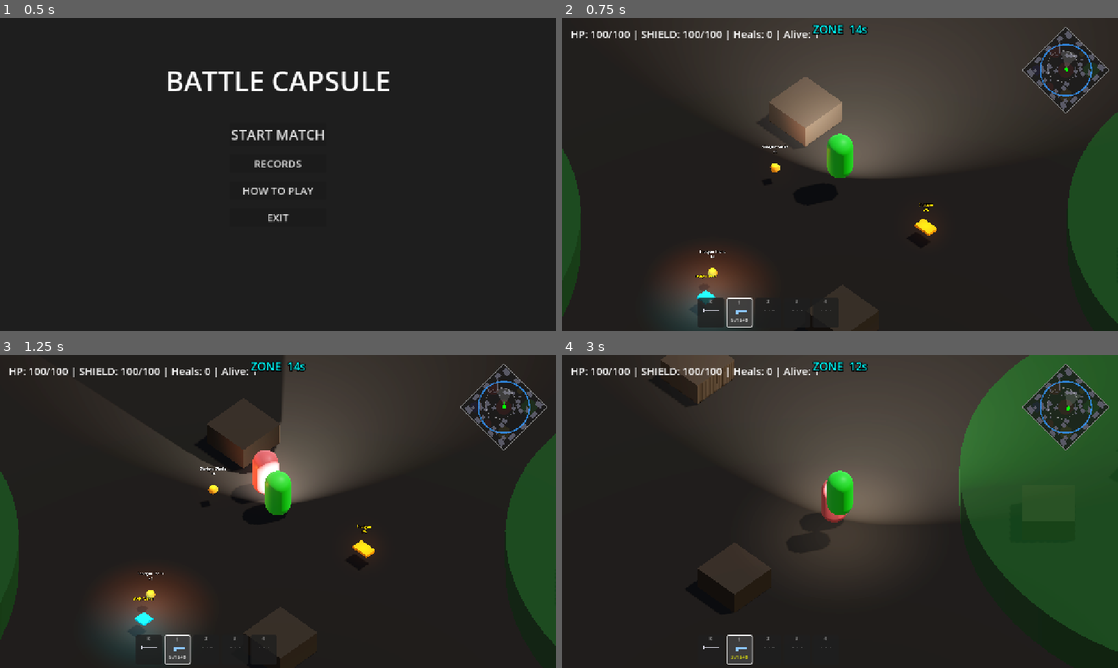
Above: before the commit, frames 1-4 (two rows, left to right).
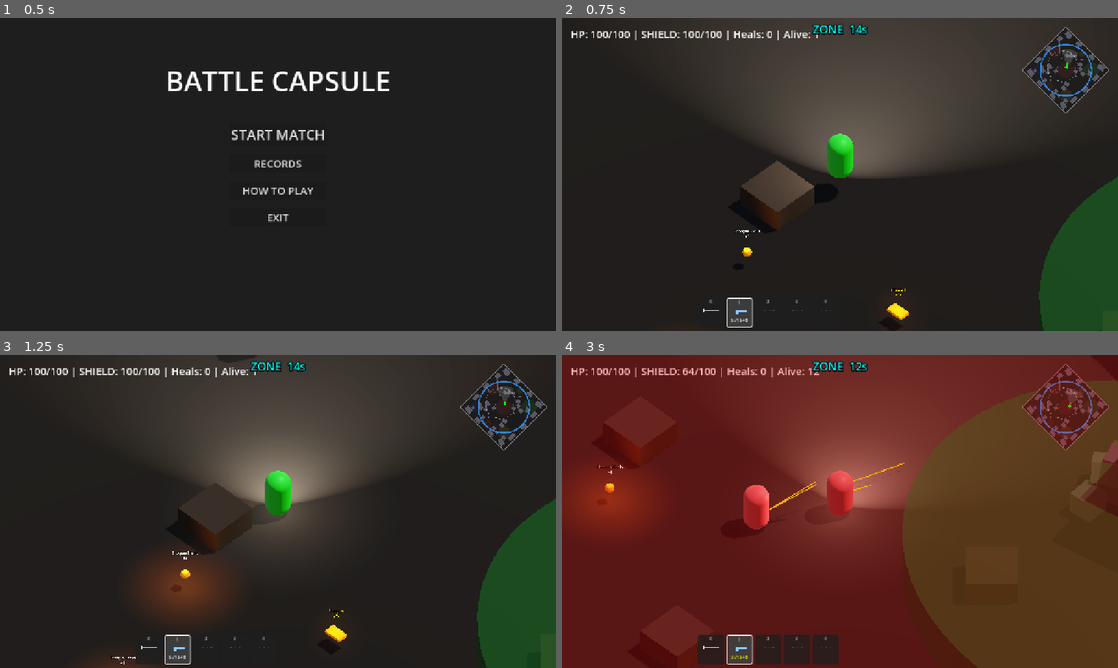
Above: after the commit, the same moments.

Repository: Kyulhee/battle-capsule
Game: Godot game, scene res://src/Main.tscn
Two runs of this game, one before a commit and one after it. Both use one fixed random seed, a clock stepped at 60 frames per second and the inputs below.
Inputs (mouse positions are in pixels of both pictures, inside the frame that each line leads up to):
- Up to frame 1 (0.5 s): no input
- Up to frame 2 (0.75 s): click "START MATCH" at 0.5 s
- Up to frame 3 (1.25 s): no input
- Up to frame 4 (3 s): tap Enter at 1.25 s; move the mouse to (962, 495) at 1.27 s; hold D (ui_right) 1.28-2.03 s; tap Q (heal) at 1.35, 2.3, 2.85 s; click (962, 495) at 1.42 s; tap Space at 1.52, 2.27 s; move the mouse to (728, 527) at 2.02 s; hold S (ui_down) 2.03-2.78 s; click (728, 527) at 2.1 s; move the mouse to (895, 442) at 2.77 s; hold D (ui_right) from 2.78 s (still down)

Frame 1 is identical in both runs. In frame 2, 12% of the frame differs, in the area x 0-100%, y 10-100%; in frame 3, 20%; in frame 4, 97%, in the area x 0-100%, y 0-100%.

Commit message:
feat: v0.5.0 — spawn fix, wall transparency, zone escalation, knife effect, bot knife rush
- Spawn: validate candidate positions against all solid obstacle types and existing entity positions (min 3.5m gap)
- Wall transparency: occluder group + iterative camera raycast, per-mesh material fade/restore on transition
- Zone damage escalation: time-multiplier (1.0 + min(seconds_outside,10)*0.1, caps at 2×)
- Knife melee: ImpactEffect spawn on player melee hit + Sfx.play("hit")
- Bot knife rush: probabilistic knife-mode decision when ammo=0, hp_ratio/distance-gated

Co-Authored-By: Claude Sonnet 4.6 <noreply@anthropic.com>

Diff:
--- a/src/Main.gd
+++ b/src/Main.gd
@@ -27,6 +27,8 @@
 var consumable_templates: Array[ItemData] = []
 
 var loot_hotspots: Array[Vector2] = []
+var _spawn_positions: Array = []
+var _zone_outside_time: Dictionary = {}
 
 var current_zone_center: Vector2 = Vector2.ZERO
 var current_zone_radius: float = 50.0
@@ -272,6 +274,7 @@
 		current_zone_center = current_zone_center_start.lerp(next_zone_center, t)
 
 func spawn_entities():
+	_spawn_positions = []
 	# Spawn Player
 	var p = player_scene.instantiate()
 	$Entities.add_child(p)
@@ -288,13 +291,21 @@
 		b.died.connect(_on_bot_died.bind(b))
 
 func _get_safe_spawn_pos() -> Vector3:
-	for _attempt in range(30):
+	for _attempt in range(50):
 		var angle = randf() * TAU
-		var dist = randf() * spawn_radius
+		var dist = randf_range(5.0, spawn_radius)
 		var candidate = Vector2(cos(angle) * dist, sin(angle) * dist)
-		if _is_clear_of_obstacles(candidate):
-			return Vector3(candidate.x, 1.0, candidate.y)
-	return Vector3(randf_range(-5, 5), 1.0, randf_range(-5, 5))
+		if _is_clear_of_obstacles(candidate) and _is_clear_of_entities(candidate):
+			var pos = Vector3(candidate.x, 1.0, candidate.y)
+			_spawn_positions.append(pos)
+			return pos
+	return Vector3(randf_range(-10, 10), 1.0, randf_range(-10, 10))
+
+func _is_clear_of_entities(pos: Vector2, min_dist: float = 3.5) -> bool:
+	for sp in _spawn_positions:
+		if Vector2(sp.x, sp.z).distance_to(pos) < min_dist:
+			return false
+	return true
 
 func _categorize_templates():
 	weapon_templates.clear()
@@ -329,7 +340,7 @@
 	if not map_spec: return true
 	for o in map_spec.obstacles:
 		var type_str = o.get("type", "")
-		if type_str not in ["rock_cluster", "canyon_wall"]: continue
+		if type_str == "bush_patch": continue  # bushes don't block movement
 		var op = o.get("pos", [0, 0])
 		var sc = o.get("scale", [1, 1, 1])
 		var half_x = (sc[0] * 0.5) + margin
@@ -406,6 +417,8 @@
 
 func _on_bot_died(bot: Entity = null):
 	alive_count -= 1
+	if bot:
+		_zone_outside_time.erase(bot.get_instance_id())
 	if bot and is_instance_valid(player_ref) and not player_ref.is_dead:
 		if player_ref in bot.damage_history:
 			if player_ref.has_method("show_kill_notification"):
@@ -468,5 +481,11 @@
 		for a in actors:
 			if a is Entity and not a.is_dead:
 				var pos_2d = Vector2(a.global_position.x, a.global_position.z)
+				var uid = a.get_instance_id()
 				if pos_2d.distance_to(current_zone_center) > current_zone_radius:
-					a.take_damage(zone_damage, "zone")
+					_zone_outside_time[uid] = _zone_outside_time.get(uid, 0.0) + 1.0
+					# Damage ramps up the longer you stay outside (caps at 2× after 10s)
+					var time_mult = 1.0 + min(_zone_outside_time[uid], 10.0) * 0.1
+					a.take_damage(zone_damage * time_mult, "zone")
+				else:
+					_zone_outside_time.erase(uid)
--- a/src/entities/bot/Bot.gd
+++ b/src/entities/bot/Bot.gd
@@ -1,8 +1,12 @@
 extends Entity
 
-const MUZZLE_FLASH_SCN = preload("res://src/fx/MuzzleFlash.tscn")
-const BULLET_TRAIL_SCN = preload("res://src/fx/BulletTrail.tscn")
-const PICKUP_SCN       = preload("res://src/entities/pickup/Pickup.tscn")
+const MUZZLE_FLASH_SCN   = preload("res://src/fx/MuzzleFlash.tscn")
+const BULLET_TRAIL_SCN   = preload("res://src/fx/BulletTrail.tscn")
+const PICKUP_SCN         = preload("res://src/entities/pickup/Pickup.tscn")
+const IMPACT_EFFECT_SCN  = preload("res://src/fx/ImpactEffect.tscn")
+
+const MELEE_RANGE: float  = 1.8
+const MELEE_DAMAGE: float = 20.0
 
 enum State { IDLE, CHASE, ATTACK, ZONE_ESCAPE, RECOVER }
 var current_state: State = State.IDLE
@@ -26,6 +30,8 @@
 
 # True only when loot chase was triggered from RECOVER state (not IDLE opportunistic looting)
 var _recovering: bool = false
+# True when bot decided to rush with knife instead of retreating to RECOVER
+var _knife_mode: bool = false
 
 # Stuck detection
 var _stuck_timer: float = 0.0
@@ -202,12 +208,31 @@
 
 func handle_attack_state(delta):
 	if not _is_target_valid(target_actor):
-		target_actor = null; change_state(State.IDLE); return
+		_knife_mode = false; target_actor = null; change_state(State.IDLE); return
+
+	# Knife rush mode: charge and melee instead of retreating
+	if _knife_mode:
+		if current_health / stats.max_health < 0.25:
+			_knife_mode = false; change_state(State.RECOVER); return
+		var dir_to = (target_actor.global_position - global_position).normalized()
+		dir_to.y = 0
+		_move_or_unstick(dir_to, delta, true)
+		rotation.y = lerp_angle(rotation.y, atan2(dir_to.x, dir_to.z) + PI, stats.rotation_speed * delta)
+		if fire_cooldown <= 0 and global_position.distance_to(target_actor.global_position) <= MELEE_RANGE * 1.2:
+			_bot_melee()
+		return
 
 	if stats.current_ammo <= 0:
-		if has_node("/root/Telemetry"):
-			get_node("/root/Telemetry").log_tactics("ammo_empty")
-		change_state(State.RECOVER); return
+		var hp_ratio = current_health / stats.max_health
+		var dist_to_t = global_position.distance_to(target_actor.global_position)
+		# Decide: knife rush (if healthy + close) or retreat to RECOVER
+		if hp_ratio > 0.35 and dist_to_t < stats.attack_range * 0.6 and randf() < hp_ratio * 0.5:
+			_knife_mode = true
+		else:
+			if has_node("/root/Telemetry"):
+				get_node("/root/Telemetry").log_tactics("ammo_empty")
+			change_state(State.RECOVER)
+		return
 
 	var can_see = target_actor.is_revealed_to(self)
 	if can_see:
@@ -367,6 +392,19 @@
 
 func _is_target_valid(t: Variant) -> bool:
 	return is_instance_valid(t) and (not t is Entity or not t.is_dead)
+
+# ─── MELEE ───────────────────────────────────────────────────────────────────
+
+func _bot_melee():
+	fire_cooldown = 0.65
+	if not _is_target_valid(target_actor): return
+	if global_position.distance_to(target_actor.global_position) > MELEE_RANGE: return
+	target_actor.take_damage(MELEE_DAMAGE, "melee", "knife", self)
+	var impact = IMPACT_EFFECT_SCN.instantiate()
+	get_tree().root.add_child(impact)
+	impact.global_position = target_actor.global_position + Vector3(0, 0.8, 0)
+	if has_node("/root/Sfx"):
+		get_node("/root/Sfx").play("hit", target_actor.global_position)
 
 # ─── DEATH & WEAPON DROP ─────────────────────────────────────────────────────
 
@@ -490,6 +528,7 @@
 
 func change_state(new_state: State):
 	if current_state == new_state: return
+	if new_state != State.ATTACK: _knife_mode = false
 	if DEBUG_PRINT:
 		print("[BOT] %s → %s (ammo=%d reserve=%d hp=%.0f)" % [
 			State.keys()[current_state], State.keys()[new_state],
--- a/src/entities/player/Player.gd
+++ b/src/entities/player/Player.gd
@@ -17,6 +17,9 @@
 
 var camera_shake_amount: float = 0.0
 var camera_shake_decay: float = 5.0
+
+var _current_occluders: Dictionary = {}
+var _fade_mat_cache: Dictionary = {}
 
 const MUZZLE_FLASH_SCN = preload("res://src/fx/MuzzleFlash.tscn")
 const IMPACT_EFFECT_SCN = preload("res://src/fx/ImpactEffect.tscn")
@@ -230,6 +233,7 @@
 	camera_pivot.global_position = global_position
 
 func _process(delta):
+	_handle_wall_transparency()
 	if camera_shake_amount > 0:
 		var camera = camera_pivot.get_node("Camera3D")
 		if camera:
@@ -429,10 +433,14 @@
 	ray_cast.target_position = Vector3(0, 0, -MELEE_RANGE)
 	ray_cast.force_raycast_update()
 	if ray_cast.is_colliding():
+		var hit_pos = ray_cast.get_collision_point()
+		var impact = IMPACT_EFFECT_SCN.instantiate()
+		get_tree().root.add_child(impact)
+		impact.global_position = hit_pos
 		var target = ray_cast.get_collider()
 		if target.has_method("take_damage"):
 			target.take_damage(MELEE_DAMAGE, "melee", "knife", self)
-			if Sfx: Sfx.play("hit", ray_cast.get_collision_point())
+			if Sfx: Sfx.play("hit", hit_pos)
 
 func _refresh_slot_hud():
 	if slot_panels.is_empty(): return
@@ -540,6 +548,51 @@
 				img.set_pixel(cx, 7, c); img.set_pixel(cx+1, 7, c)
 	return ImageTexture.create_from_image(img)
 
+func _get_fade_mat(mesh: MeshInstance3D) -> Material:
+	if _fade_mat_cache.has(mesh):
+		return _fade_mat_cache[mesh]
+	var orig = mesh.mesh.surface_get_material(0) if mesh.mesh else null
+	if not orig: return null
+	var fade = orig.duplicate()
+	if fade is StandardMaterial3D:
+		fade.transparency = BaseMaterial3D.TRANSPARENCY_ALPHA
+		fade.albedo_color.a = 0.2
+	_fade_mat_cache[mesh] = fade
+	return fade
+
+func _handle_wall_transparency():
+	var camera = camera_pivot.get_node_or_null("Camera3D")
+	if not camera: return
+	var cam_pos = camera.global_position
+	var target_pos = global_position + Vector3(0, 1.0, 0)
+	var dir = (target_pos - cam_pos).normalized()
+	var space_state = get_world_3d().direct_space_state
+	var new_occluders: Dictionary = {}
+	var ray_from = cam_pos
+	for _i in range(5):
+		var query = PhysicsRayQueryParameters3D.create(ray_from, target_pos)
+		query.exclude = [self]
+		query.collision_mask = 1
+		var result = space_state.intersect_ray(query)
+		if not result: break
+		var collider = result["collider"]
+		for check in [collider, collider.get_parent()]:
+			if check and check.is_in_group("occluder"):
+				for child in check.get_children():
+					if child is MeshInstance3D:
+						new_occluders[child] = true
+				break
+		ray_from = result["position"] + dir * 0.05
+	for mesh in _current_occluders:
+		if not new_occluders.has(mesh) and is_instance_valid(mesh):
+			mesh.set_surface_override_material(0, null)
+	for mesh in new_occluders:
+		if not _current_occluders.has(mesh) and is_instance_valid(mesh):
+			var fade = _get_fade_mat(mesh)
+			if fade:
+				mesh.set_surface_override_material(0, fade)
+	_current_occluders = new_occluders
+
 func show_kill_notification():
 	if not kill_feed_container: return
 	var label = Label.new()
--- a/src/maps/WorldBuilder.gd
+++ b/src/maps/WorldBuilder.gd
@@ -33,6 +33,7 @@
 		else:
 			var obs = obstacle_scene.instantiate()
 			obs_container.add_child(obs)
+			obs.add_to_group("occluder")
 			obs.global_position = Vector3(pos[0], 0, pos[1])
 			obs.rotation_degrees.y = rot_deg
 			obs.scale = Vector3(scale_vec[0], scale_vec[1], scale_vec[2])
@@ -145,6 +146,7 @@
 func _add_rock_piece(parent: Node3D, local_pos: Vector3, size: Vector3, rng: RandomNumberGenerator, col_layer: int):
 	var body = StaticBody3D.new()
 	parent.add_child(body)
+	body.add_to_group("occluder")
 	body.position = local_pos + Vector3(0, size.y * 0.5, 0)
 	body.rotation.y = rng.randf_range(0.0, TAU)
 	body.rotation.x = rng.randf_range(-0.15, 0.15)
@@ -170,6 +172,7 @@
 func _add_wall(parent: Node, pos: Vector3, size: Vector3):
 	var wall = StaticBody3D.new()
 	parent.add_child(wall)
+	wall.add_to_group("occluder")
 	wall.position = pos
 
 	var mesh_instance = MeshInstance3D.new()
